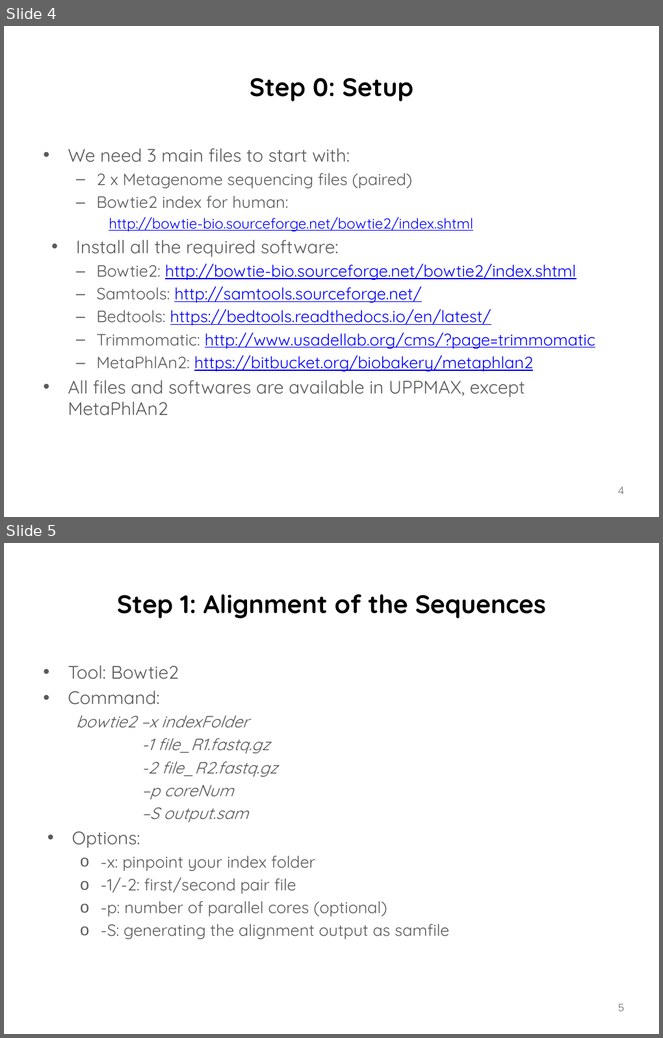
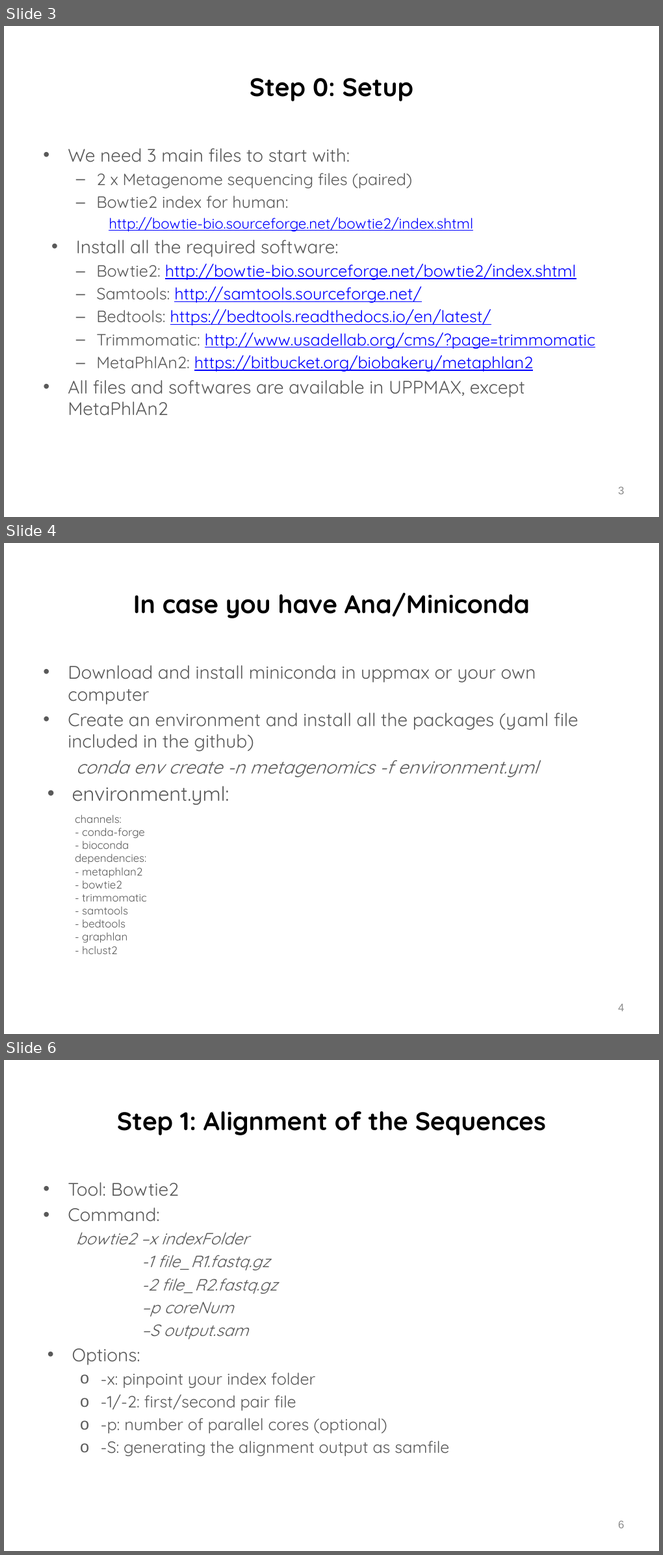
Before and after one commit to sysmedicine/phd2018, a slide deck: Workshop/MetagenomicsWorkshop/Day3_MetagenomicsWorkshop.pptx. Shown one above the other, each under a label of ours: slides 4 and 5 before the commit, slides 3, 4 and 6 after it; the slides between them are not shown. The pictures are 663x1038 and 663x1555 pixels, drawn with LibreOffice and Linux fonts; fonts in the diff are those of the drawing; background and template pictures are left out. Boxes give left, top, right and bottom in pixels: in the first picture for what was removed or moved away, otherwise in the second. Text is boxed around its words. In the diff, an @@ line names an element or a change of style, - is before the commit and + after.

```diff
--- a/Workshop/MetagenomicsWorkshop/Day3_MetagenomicsWorkshop.pptx
+++ b/Workshop/MetagenomicsWorkshop/Day3_MetagenomicsWorkshop.pptx
@@ slide 4 added at bbox=[4, 543, 659, 1034], background #FFFFFF @@
@@ title added at bbox=[133, 592, 530, 618], 28 pt, text #000000, bold @@
+In case you have Ana/Miniconda
@@ text added at bbox=[68, 665, 579, 805], 20 pt, text #595959 @@
+• Download and install miniconda in uppmax or your own computer
+• Create an environment and install all the packages (yaml file included in the github)
+  conda env create -n metagenomics -f environment.yml
+• environment.yml:
@@ text added at bbox=[75, 815, 147, 954], 12 pt, text #595959 @@
+channels:
+- conda-forge
+- bioconda
+dependencies:
+- metaphlan2
+- bowtie2
+- trimmomatic
+- samtools
+- bedtools
+- graphlan
+- hclust2
@@ page number added at bbox=[618, 1004, 624, 1012], 12 pt, text #8C8C8C @@
+4
@@ what was slide 4 is now slide 3 @@
@@ page number at bbox=[618, 487, 624, 495]: text changed @@
-4
+3
@@ what was slide 5 is now slide 6 @@
```
Also in this commit, not shown: 1 slide changed, 2 other files.
